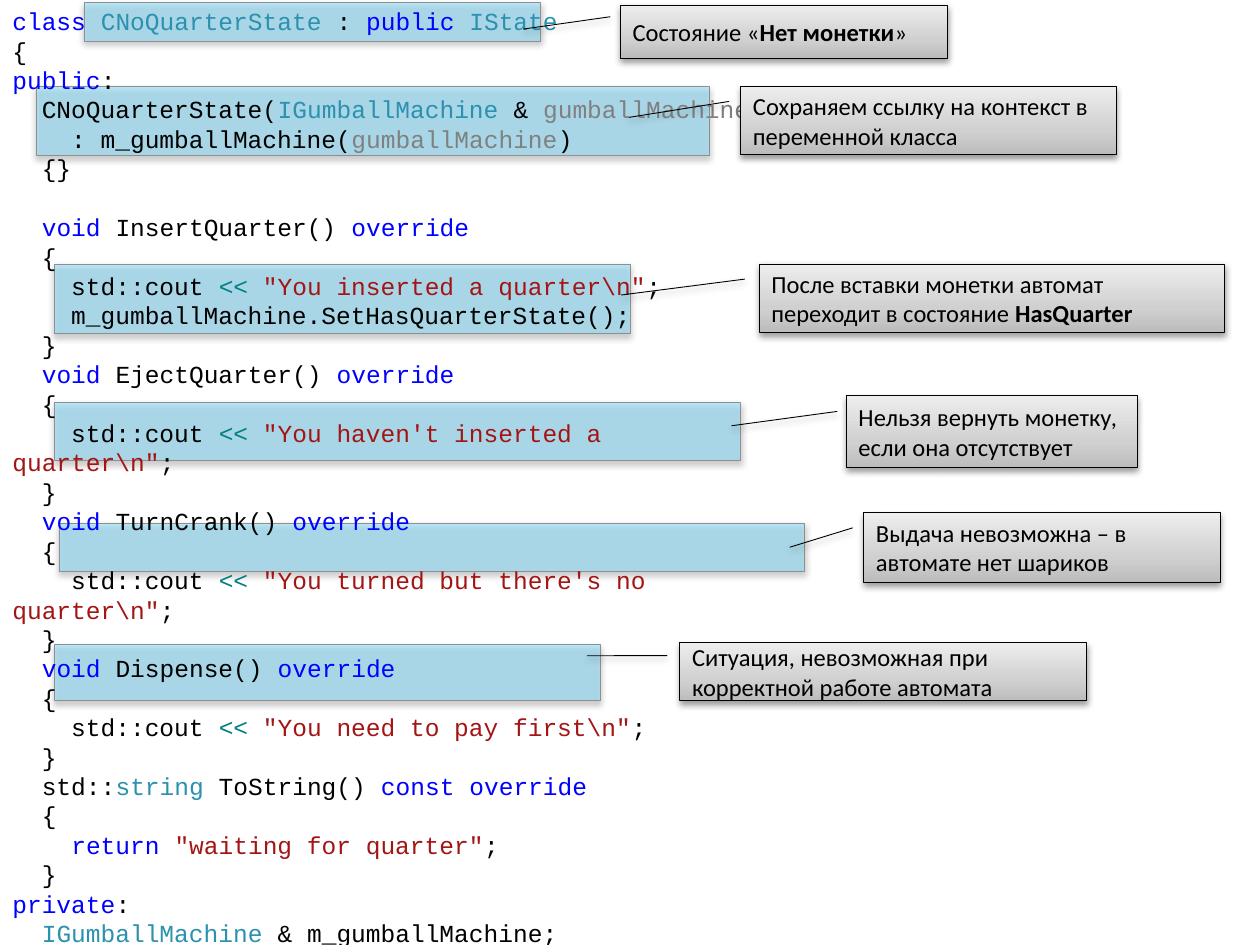
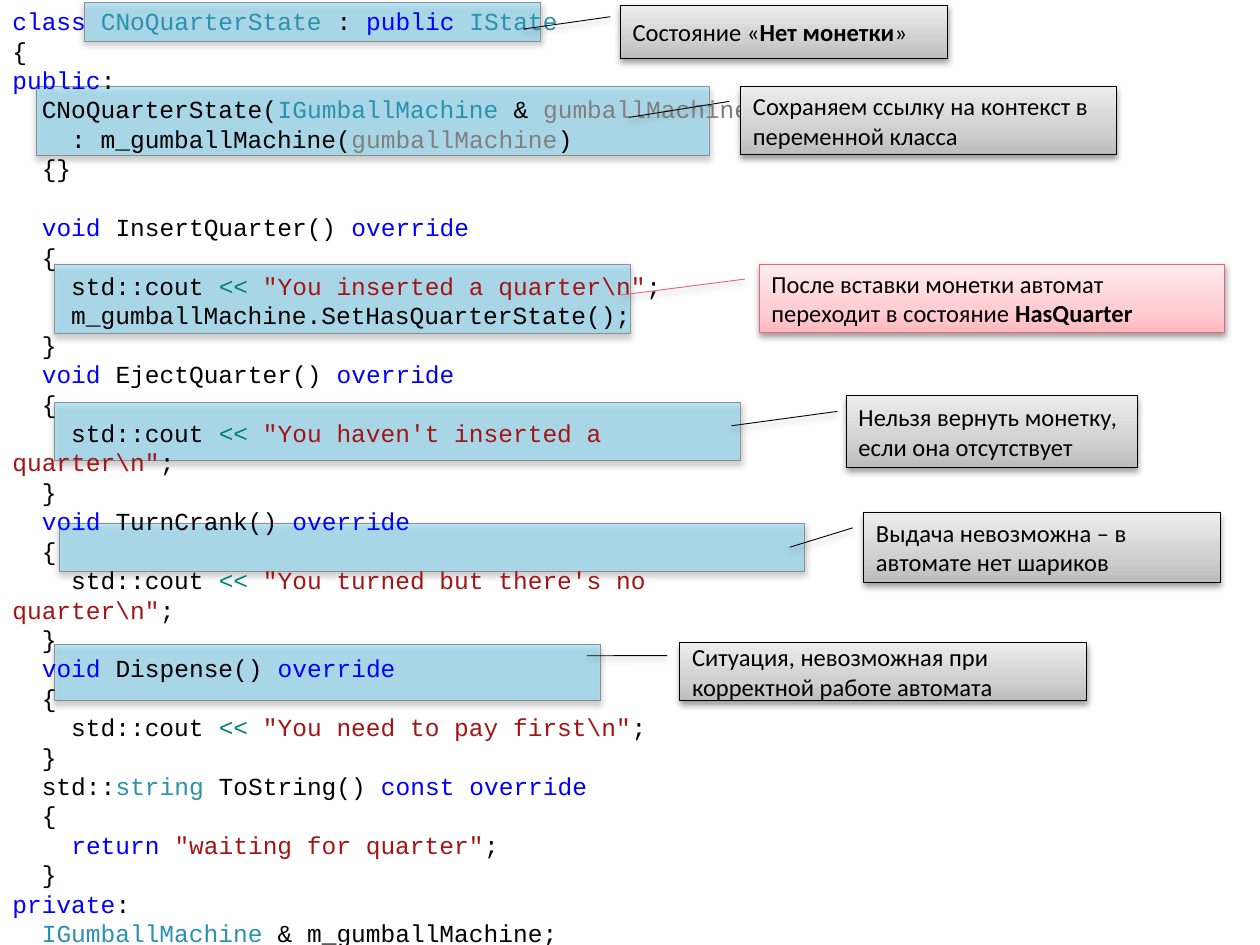
Before and after one commit to alexey-malov/ood, a slide deck: slide 19 of lectures/11.state/state.pptx (slide 17 before the commit). Drawn at 1260x945 pixels with LibreOffice and Linux fonts; fonts in the diff are those of the drawing. Boxes give left, top, right and bottom in pixels: in the first picture for what was removed or moved away, otherwise in the second. Text is boxed around its words. In the diff, an @@ line names an element or a change of style, - is before the commit and + after.

Commit message:
Обновил лекцию по паттерну "Состояние"

```diff
--- a/lectures/11.state/state.pptx
+++ b/lectures/11.state/state.pptx
@@ border callout "После вставки монетки автомат переходит ..." at (759, 265, 1223, 333): fill gradient #BDBDBD to #D1D1D1 to #EEEEEE to gradient #FFBCC2 to #FFCFD3 to #FFEDEE; outline #000000 0.5 pt to #E46778 0.5 pt @@
```
Also in this commit, not shown: 8 other slides changed, 6 slides added, 1 other file.
